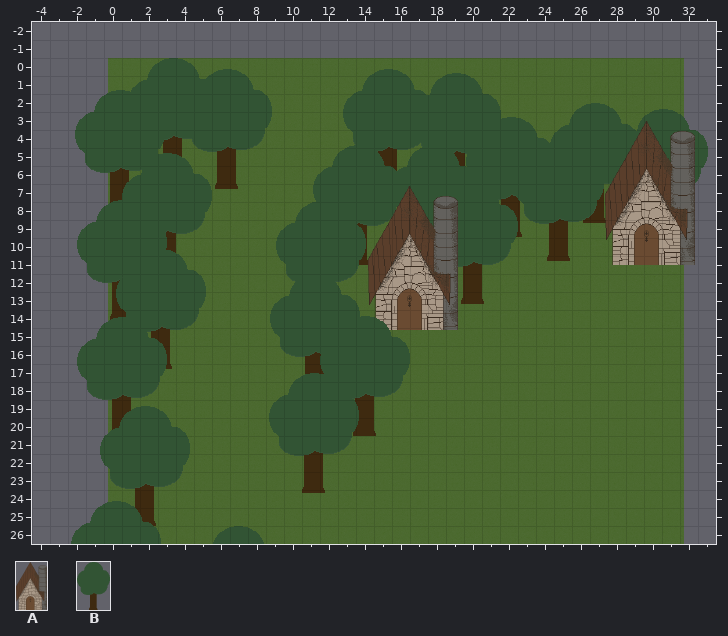
Tiled map -- assets/maps/map_-1_-1.tmx. That is the earlier state.
Cells are 32x32 px. Shown: x -4..33, y -2..26.
Key: from "Buildings": A 0 "mcHouseExt"; from "Trees": B 0 "tree".
Objects are placed by their top-left corner, in cells (3,4 is the top-left corner of cell 3,4); size is 1x1 cell unless given.
Layers that did not change in this view are not listed.
Objects on layer "Entities" before:
B "Tree" at 1.3,0 size 5x6.7
B "Tree" at 4.3,0.6 size 5x6.7
B "Tree" at 13.3,0.6 size 5x6.7
B "Tree" at 17.1,0.9 size 5x6.7
B "Tree" at -1.6,1.8 size 5x6.7
B "Tree" at 24.8,2.5 size 5x6.7
B "Tree" at 28.5,2.8 size 5x6.7
B "Tree" at 20.1,3.3 size 5x6.7
B "Tree" at 22.8,4.6 size 5x6.7
A "AnalyzeHouse" at 27.9,3.5 size 5x8
B "Tree" at 11.6,4.9 size 5x6.7
B "Tree" at 15.8,4.9 size 5x6.7
B "Tree" at 1,5.3 size 5x6.7
B "Tree" at 18,7 size 5x6.7
B "Tree" at -1.5,7.9 size 5x6.7
B "Tree" at 9.5,8 size 5x6.7
A "GarrickHouse" at 14.7,7.1 size 5x8
B "Tree" at 0.7,10.6 size 5x6.7
B "Tree" at 9.2,12 size 5x6.7
B "Tree" at 12,14.4 size 5x6.7
B "Tree" at -1.5,14.4 size 5x6.7
B "Tree" at 9.2,17.5 size 5x6.7
B "Tree" at -0.2,19.3 size 5x6.7
B "Tree" at -1.8,24.6 size 5x6.7
B "Tree" at 4.9,26 size 5x6.7
After:
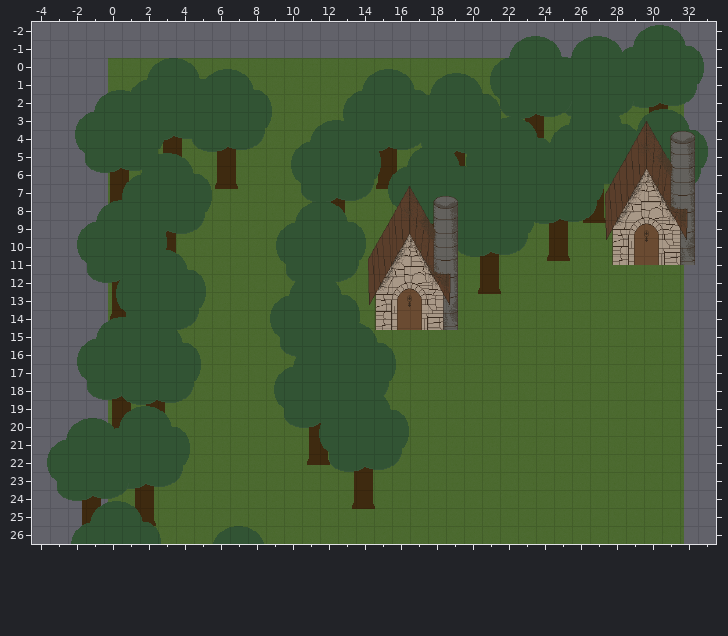
Difference:
{"where": "layer \"Entities\""}
{"was": "B \"Tree\" at 18,7 size 5x6.7", "now": "B \"Tree\" at 18.9,6.4 size 5x6.7"}
{"now": "B \"Tree\" at 28.3,-1.8 size 5x6.7"}
{"now": "B \"Tree\" at 24.9,-1.2 size 5x6.7"}
{"now": "B \"Tree\" at 21.4,-1.2 size 5x6.7"}
{"now": "B \"Tree\" at 10.4,3.5 size 5x6.7"}
{"now": "B \"Tree\" at 11.2,14.7 size 5x6.7"}
{"now": "B \"Tree\" at 0.4,14.7 size 5x6.7"}
{"now": "B \"Tree\" at 9.4,15.9 size 5x6.7"}
{"now": "B \"Tree\" at 11.9,18.4 size 5x6.7"}
{"now": "B \"Tree\" at -3.2,20 size 5x6.7"}
{"was": "B \"Tree\" at 11.6,4.9 size 5x6.7"}
{"was": "B \"Tree\" at 12,14.4 size 5x6.7"}
{"was": "B \"Tree\" at 9.2,17.5 size 5x6.7"}
